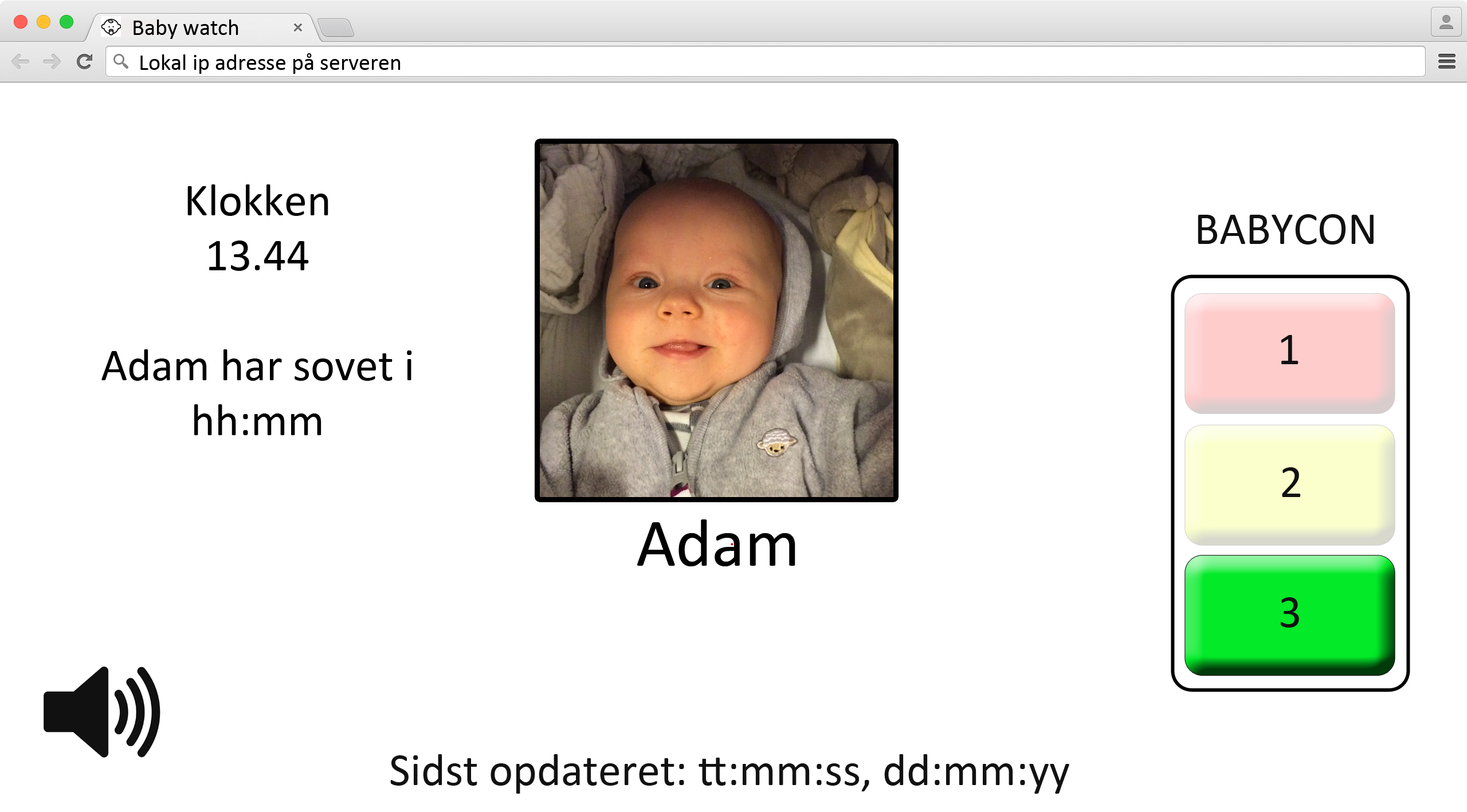
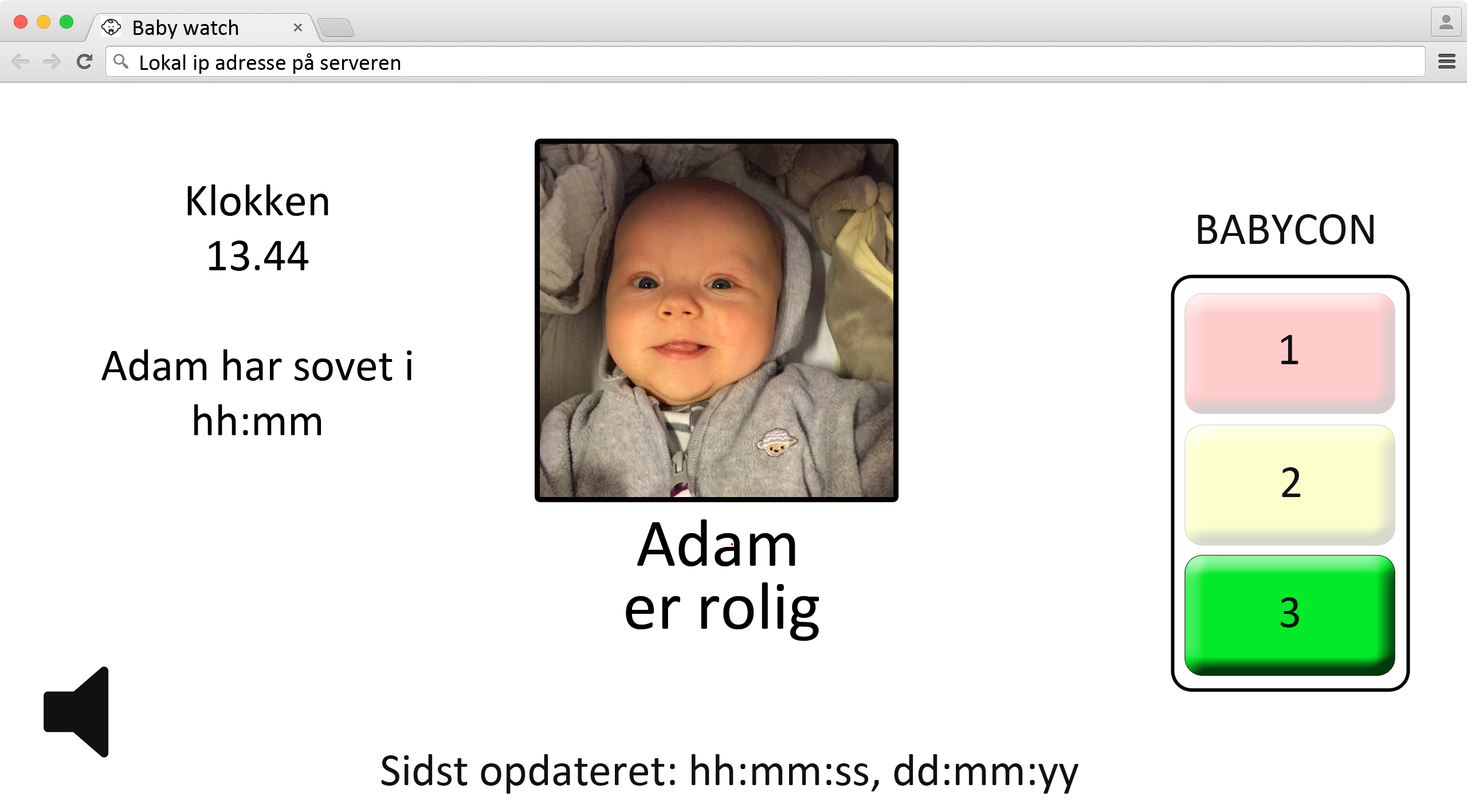
Layer changes from the first 1467x812 image to the second:
added layer "er rolig" above "Baby watch" over [625,582,820,642]
showed "Speaker no sound" over [114,17,168,758]
renamed "Sidst opdateret: tt:mm:ss, dd:mm:yy" to "Sidst opdateret: hh:mm:ss, dd:mm:yy", painted on it over [380,754,1079,795]
